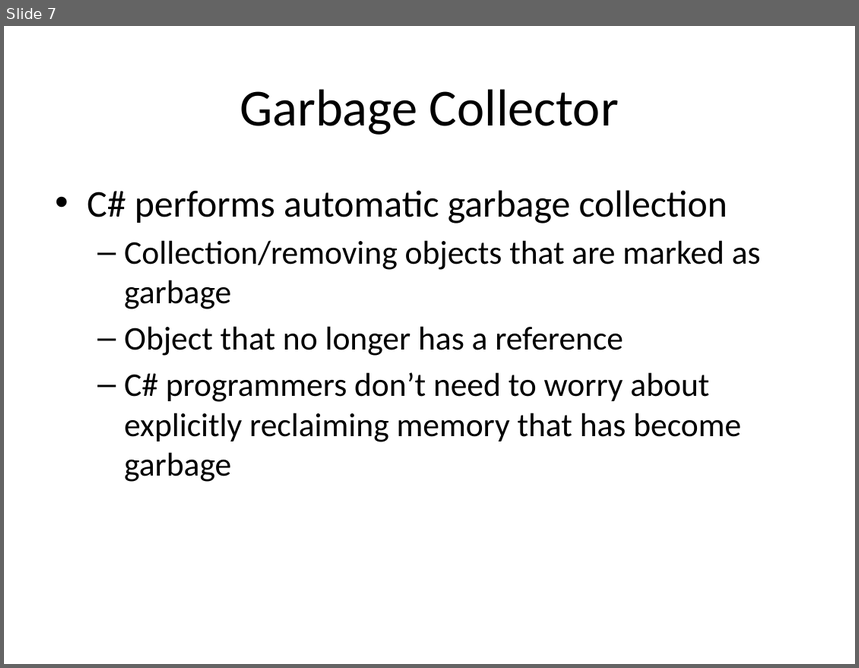
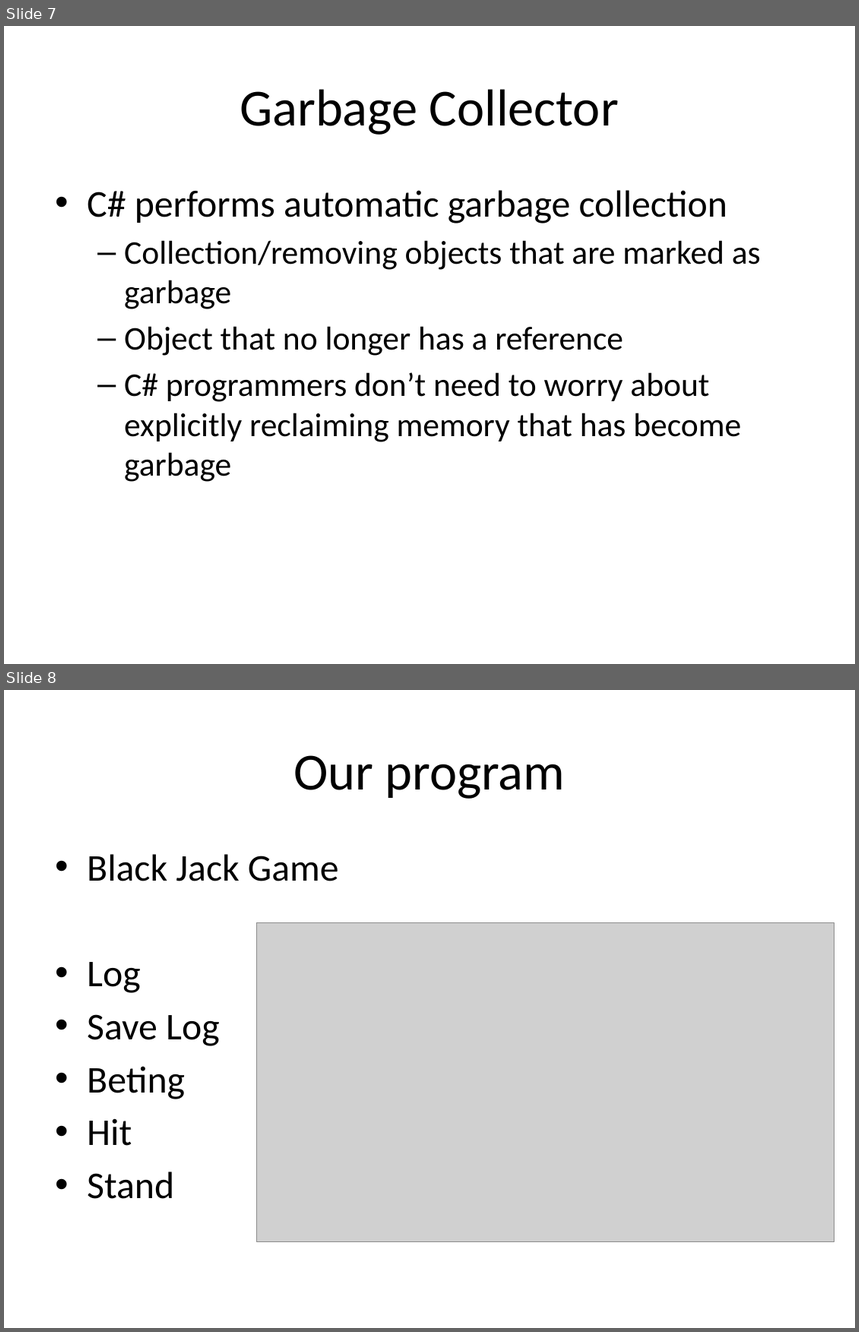
Before and after one commit to isurup/kalle-martin-group, a slide deck: OOPExam/02 Inheritance and Polymorphism.pptx. Shown one above the other, each under a label of ours: slide 7 before the commit, slides 7 and 8 after it. The pictures are 859x668 and 859x1332 pixels, drawn with LibreOffice and Linux fonts; fonts in the diff are those of the drawing; grey boxes stand for pictures. Boxes give left, top, right and bottom in pixels: in the first picture for what was removed or moved away, otherwise in the second. Text is boxed around its words. In the diff, an @@ line names an element or a change of style, - is before the commit and + after.

```diff
--- a/OOPExam/02 Inheritance and Polymorphism.pptx
+++ b/OOPExam/02 Inheritance and Polymorphism.pptx
@@ slide 8 added at bbox=[4, 690, 855, 1328], background #FFFFFF @@
@@ title added at bbox=[294, 755, 566, 799], 44 pt, text #000000 @@
+Our program
@@ text added at bbox=[87, 854, 339, 1199], 32 pt, text #000000 @@
+• Black Jack Game
+• Log
+• Save Log
+• Beting
+• Hit
+• Stand
@@ picture added at bbox=[257, 923, 835, 1242] @@
```
Also in this commit, not shown: 1 slide changed, 1 other slide added, 1 slide removed, 1 other file.
